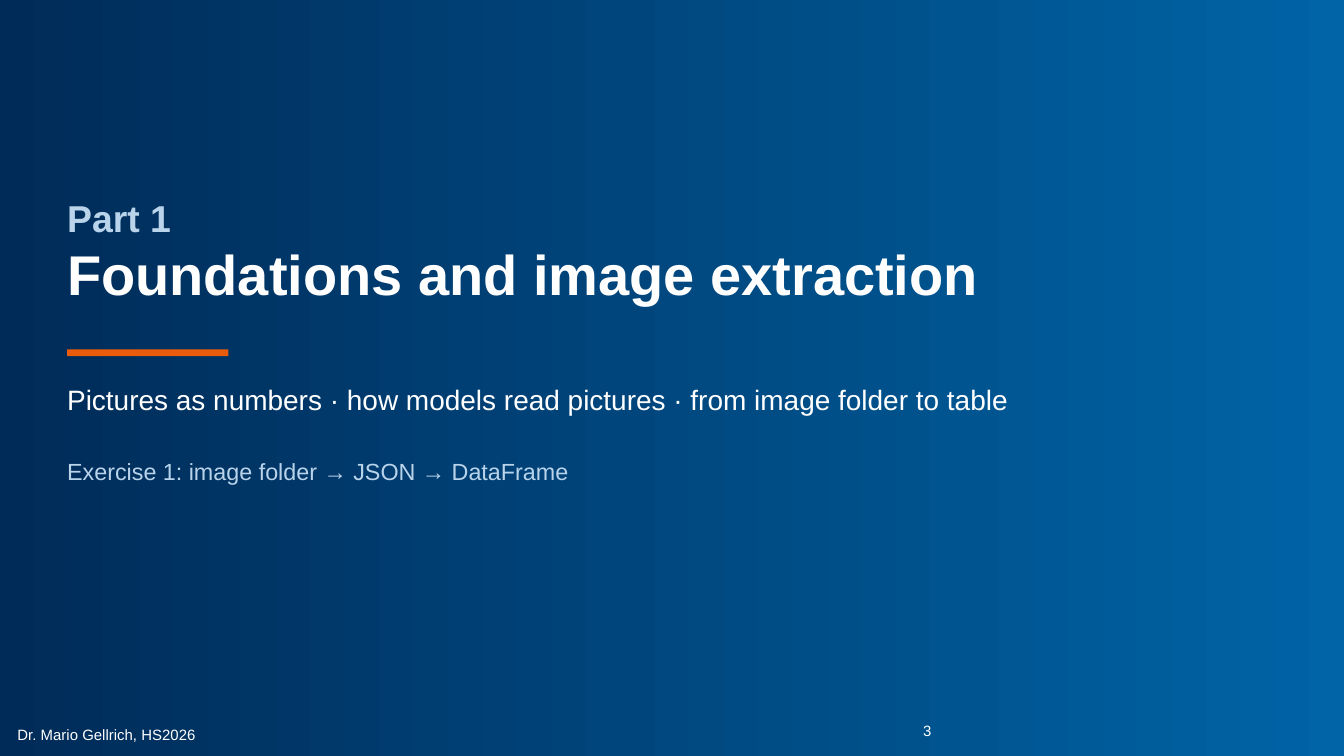
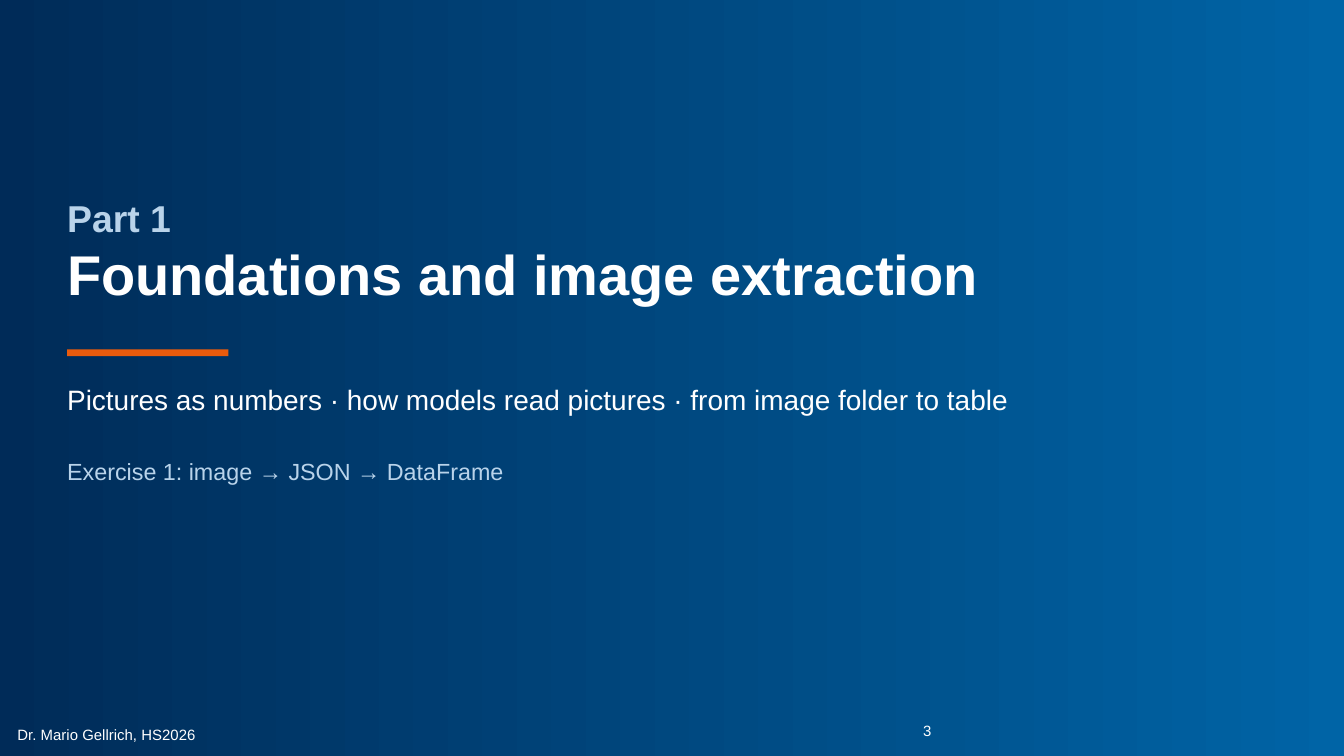
Before and after one commit to mario-gellrich-zhaw/multimodal_extraction_generation, a slide deck: slide 3 of slides/Slides_MSC_Data_Science_Week_13_EN_barrierefrei.pptx. Drawn at 1344x756 pixels with LibreOffice and Linux fonts; fonts in the diff are those of the drawing; background and template pictures are left out. Boxes give left, top, right and bottom in pixels: in the first picture for what was removed or moved away, otherwise in the second. Text is boxed around its words. In the diff, an @@ line names an element or a change of style, - is before the commit and + after.

```diff
--- a/slides/Slides_MSC_Data_Science_Week_13_EN_barrierefrei.pptx
+++ b/slides/Slides_MSC_Data_Science_Week_13_EN_barrierefrei.pptx
@@ text at (67, 463, 504, 485): text changed @@
-Exercise 1: image folder → JSON → DataFrame
+Exercise 1: image → JSON → DataFrame
```
Also in this commit, not shown: 4 other slides changed, 5 other files.
